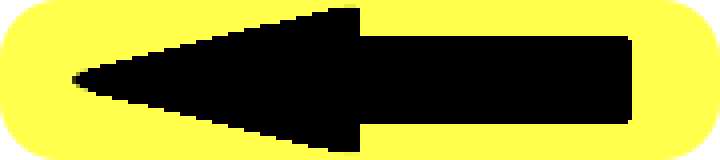
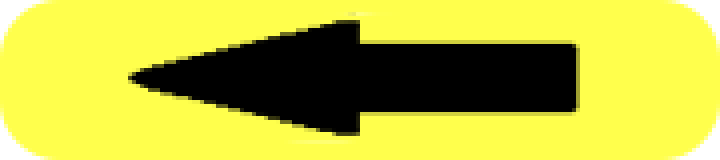
Revision of a layered 720 × 160 image; what changed, layer by layer:
painted on "Layer 4 copy" over [72, 4, 632, 156]
